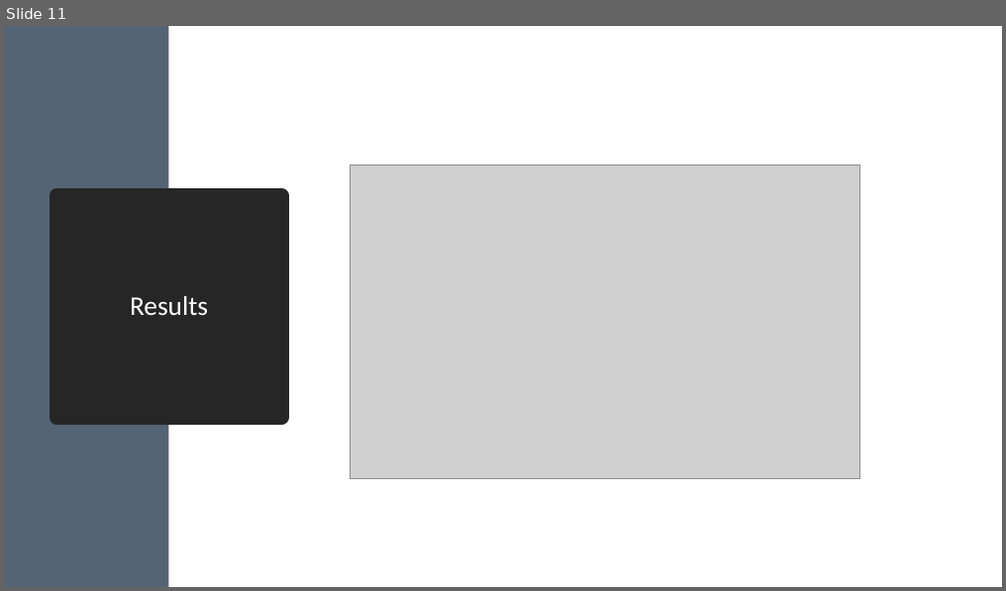
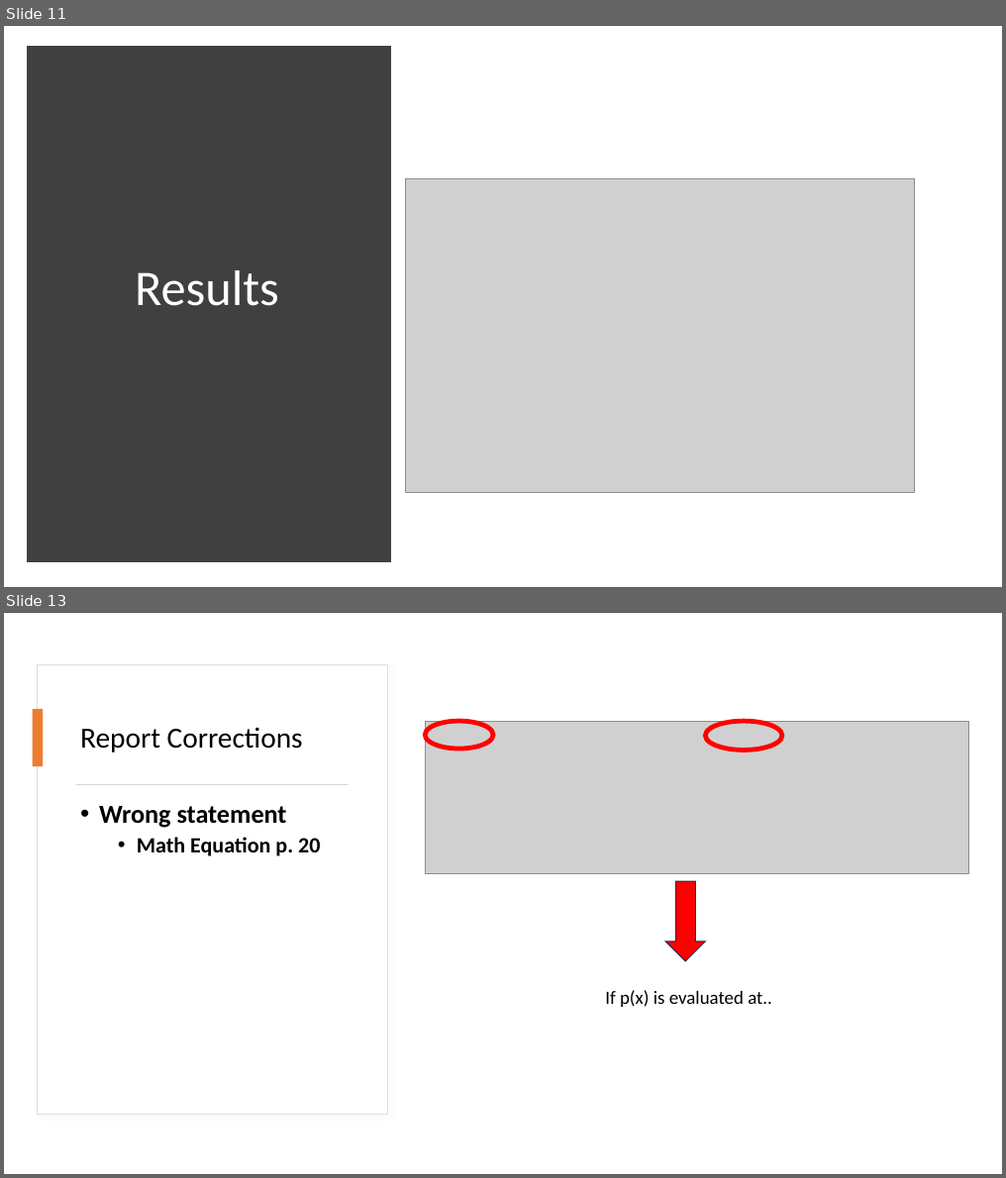
Before and after one commit to lleuch18/P9, a slide deck: Eksamensforberedelse/Fremlæggelse.pptx. Shown one above the other, each under a label of ours: slide 11 before the commit, slides 11 and 13 after it; the slides between them are not shown. The pictures are 1006x591 and 1006x1178 pixels, drawn with LibreOffice and Linux fonts; fonts in the diff are those of the drawing; grey boxes stand for pictures. Boxes give left, top, right and bottom in pixels: in the first picture for what was removed or moved away, otherwise in the second. Text is boxed around its words. In the diff, an @@ line names an element or a change of style, - is before the commit and + after.

```diff
--- a/Eksamensforberedelse/Fremlæggelse.pptx
+++ b/Eksamensforberedelse/Fremlæggelse.pptx
@@ slide 13 added at (x1=4, y1=613, x2=1002, y2=1174), background #FFFFFF @@
@@ rectangle added at (x1=38, y1=664, x2=388, y2=1115), fill #FFFFFF, outline #DEDEDE 0.75 pt @@
@@ rectangle added at (x1=33, y1=709, x2=43, y2=766), fill #ED7D31 @@
@@ title added at (x1=80, y1=727, x2=303, y2=753), 28 pt, text #000000 @@
+Report Corrections
@@ picture added at (x1=425, y1=721, x2=968, y2=873) @@
@@ ellipse added at (x1=425, y1=721, x2=493, y2=749), outline #FF0000 4.5 pt @@
@@ ellipse added at (x1=706, y1=721, x2=782, y2=750), outline #FF0000 4.5 pt @@
@@ rectangle added at (x1=76, y1=784, x2=349, y2=785), fill #D5D5D5 @@
@@ text added at (x1=99, y1=806, x2=320, y2=857), 21 pt, text #000000, bold @@
+• Wrong statement
+  • Math Equation p. 20
@@ down arrow added at (x1=665, y1=881, x2=706, y2=961), fill #FF0000, outline #1E3256 1 pt @@
@@ text added at (x1=605, y1=990, x2=772, y2=1007), 18 pt, text #000000 @@
+If p(x) is evaluated at..
@@ slide 11 changed as well @@
@@ rectangle removed at (x1=4, y1=26, x2=168, y2=587) @@
@@ rectangle added at (x1=32, y1=52, x2=386, y2=558), fill #404040, outline #404040 10 pt @@
@@ title "Results" resized from (x1=56, y1=196, x2=282, y2=417) to (x1=64, y1=86, x2=350, y2=493) @@
@@ title "Results" at (x1=64, y1=86, x2=350, y2=493): size 26 to 48 pt; fill #262626 to none; outline #262626 13.75 pt to none @@
@@ picture moved from (x1=350, y1=165, x2=859, y2=478) to (x1=405, y1=178, x2=915, y2=493) @@
```
Also in this commit, not shown: 10 other slides changed, 13 other slides added, 3 slides removed, 4 other files.
